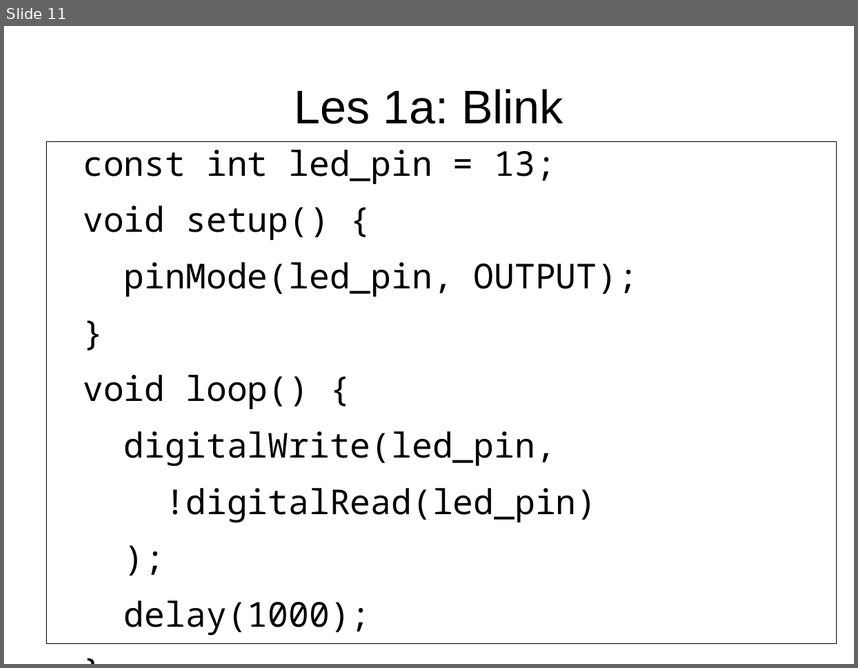
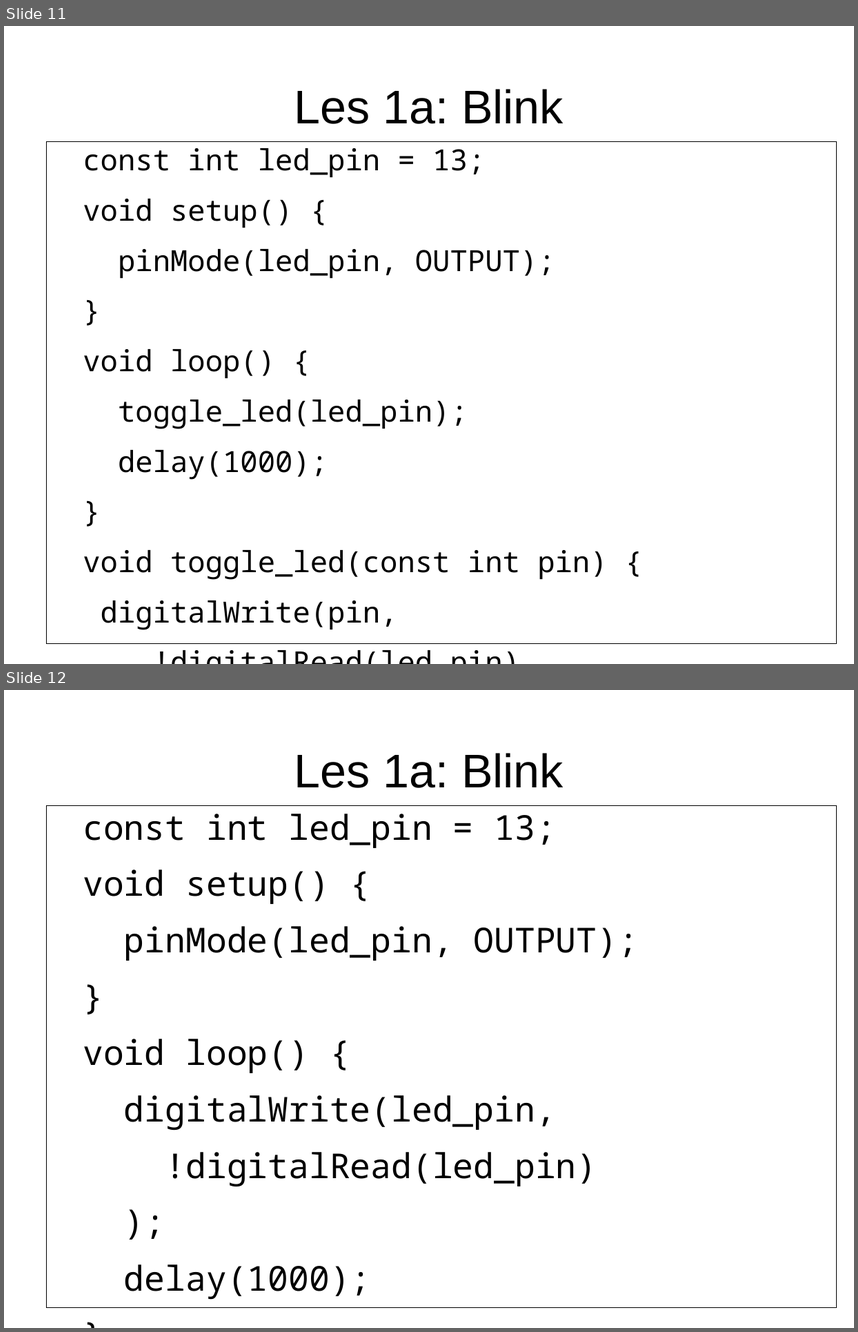
Before and after one commit to djog/arduino_cursus, a slide deck: Raw/CorrectMetArduino_1a_Blink.odp. Shown one above the other, each under a label of ours: slide 11 before the commit, slides 11 and 12 after it. The pictures are 858x668 and 858x1332 pixels, drawn with LibreOffice and Linux fonts; fonts in the diff are those of the drawing. Boxes give left, top, right and bottom in pixels: in the first picture for what was removed or moved away, otherwise in the second. Text is boxed around its words. In the diff, an @@ line names an element or a change of style, - is before the commit and + after.

```diff
--- a/Raw/CorrectMetArduino_1a_Blink.odp
+++ b/Raw/CorrectMetArduino_1a_Blink.odp
@@ slide 11 added at [4,26,854,664], background #FFFFFF @@
@@ title added at [294,89,564,124], 44 pt, text #000000 @@
+Les 1a: Blink
@@ text added at [46,142,837,643], outline #000000 0 pt, 27.2 pt, text #000000 @@
+const int led_pin = 13;
+void setup() {
+pinMode(led_pin, OUTPUT);
+}
+void loop() {
+toggle_led(led_pin);
+delay(1000);
+}
+void toggle_led(const int pin) {
+digitalWrite(pin,
+!digitalRead(led_pin)
+);
+}
@@ what was slide 11 is now slide 12 @@
```
Also in this commit, not shown: 1 other file.
